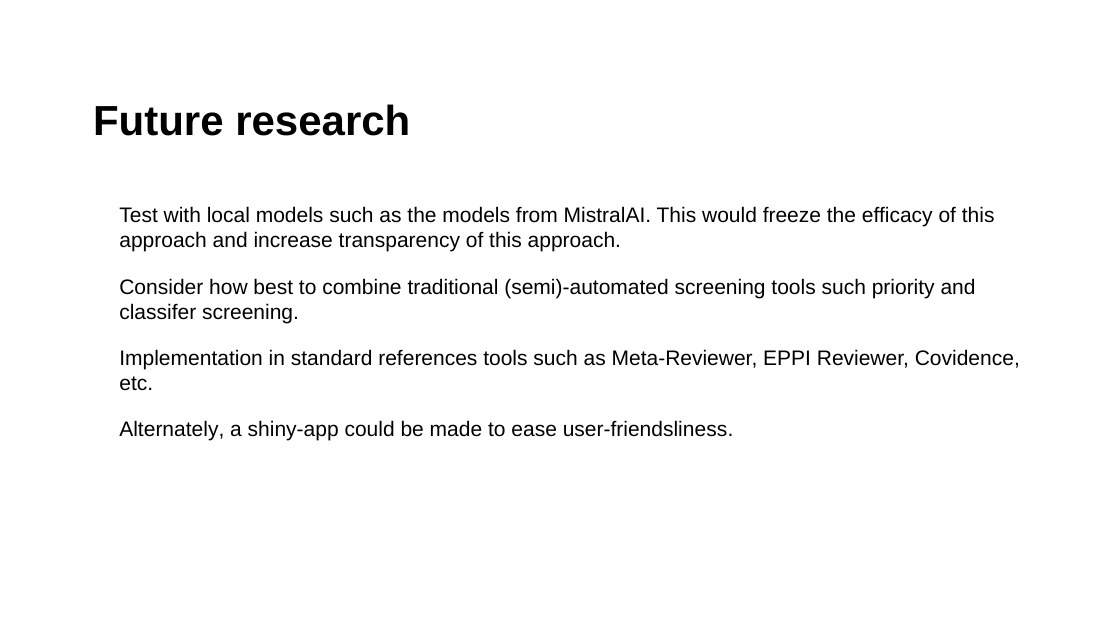
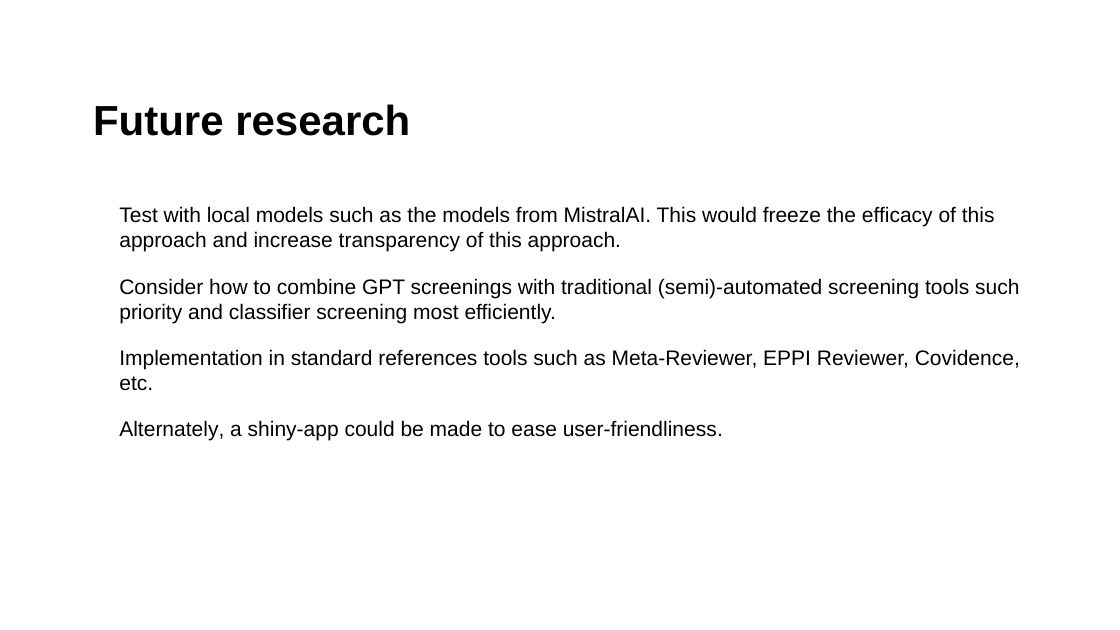
Before and after one commit to MikkelVembye/SRMA-SIG-presentation, a slide deck: slide 13 of SRMA SIG presentation 2024 .potx.pptx (slide 12 before the commit). Drawn at 1120x630 pixels with LibreOffice and Linux fonts; fonts in the diff are those of the drawing; background and template pictures are left out. Boxes give left, top, right and bottom in pixels: in the first picture for what was removed or moved away, otherwise in the second. Text is boxed around its words. In the diff, an @@ line names an element or a change of style, - is before the commit and + after.

```diff
--- a/SRMA SIG presentation 2024 .potx.pptx
+++ b/SRMA SIG presentation 2024 .potx.pptx
@@ text at (119, 278, 1019, 323): text changed @@
-• Consider how best to combine traditional (semi)-automated screening tools such priority and classifer screening.
+• Consider how to combine GPT screenings with traditional (semi)-automated screening tools such priority and classifier screening most efficiently.
@@ text at (119, 420, 723, 441): text changed @@
-• Alternately, a shiny-app could be made to ease user-friendsliness.
+• Alternately, a shiny-app could be made to ease user-friendliness.
```
Also in this commit, not shown: 7 other slides changed, 1 slide added.
